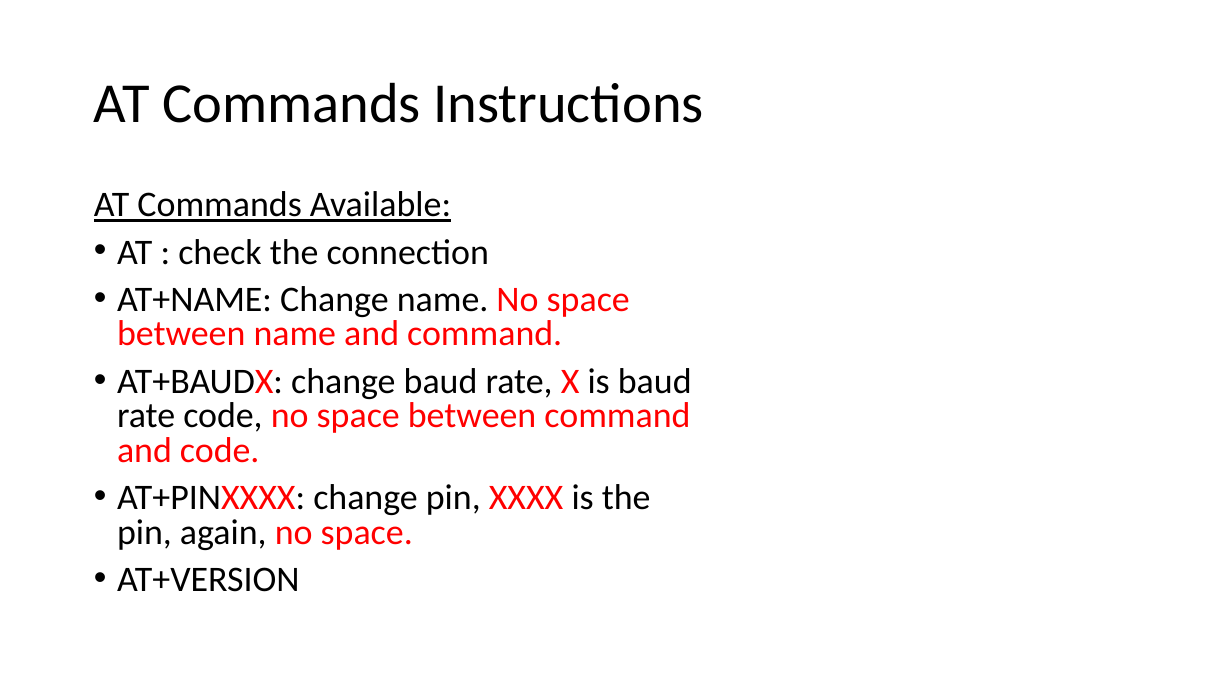
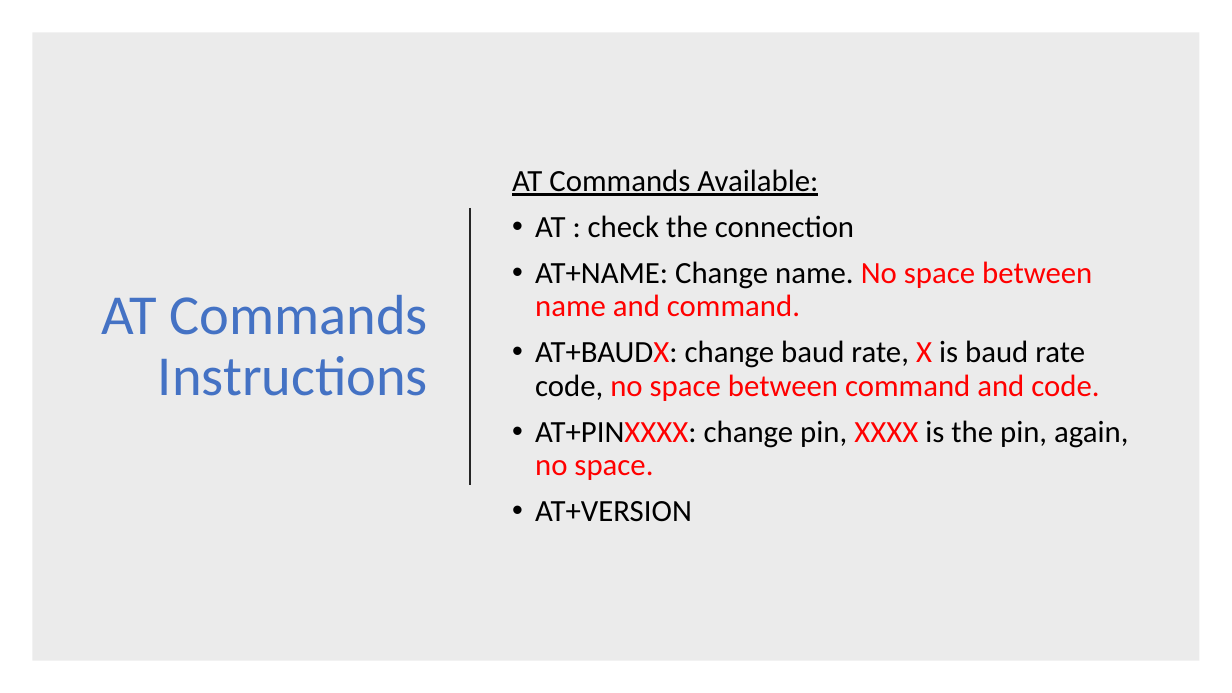
Before and after one commit to ChuaKengPeng/DIP2017, a slide deck: slide 4 of DIP_Phase_1_Lab_Manuals/AT Commands of HC-06.pptx. Drawn at 1232x693 pixels with LibreOffice and Linux fonts; fonts in the diff are those of the drawing. Boxes give left, top, right and bottom in pixels: in the first picture for what was removed or moved away, otherwise in the second. Text is boxed around its words. In the diff, an @@ line names an element or a change of style, - is before the commit and + after.

```diff
--- a/DIP_Phase_1_Lab_Manuals/AT Commands of HC-06.pptx
+++ b/DIP_Phase_1_Lab_Manuals/AT Commands of HC-06.pptx
@@ rectangle added at (x1=32, y1=32, x2=1200, y2=661), fill #000000 at 8% opacity @@
@@ title "AT Commands Instructions" moved from (x1=94, y1=82, x2=704, y2=123) to (x1=101, y1=295, x2=428, y2=396) @@
@@ title "AT Commands Instructions" at (x1=101, y1=295, x2=428, y2=396): text colour #000000 to #4472C4; alignment left to right @@
@@ text "AT Commands Available:" moved from (x1=94, y1=191, x2=692, y2=592) to (x1=512, y1=169, x2=1128, y2=522) @@
@@ text "AT Commands Available:" at (x1=512, y1=169, x2=1128, y2=522): size 28 to 24 pt; line spacing 0.8 to 0.9; vertical alignment top to middle @@
@@ line added from (470, 208) to (470, 485), #262626 1.5 pt @@
```
Also in this commit, not shown: 2 other slides changed, 1 other file.
